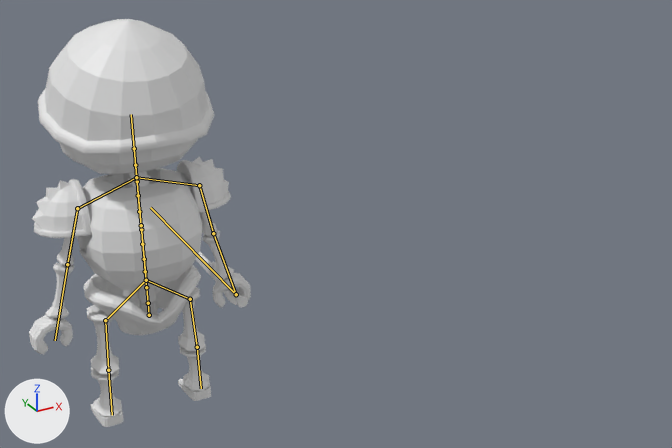
Before and after pictures for a commit that changed the Blender file Resources/Assets/AssetsWorkspace/Player.blend.
Camera for both pictures: a camera (50 mm lens) standing at (-3.94, -13.77, 7.15) and looking at (2.7, -1.7, 1.11). Arrows for +X, +Y and +Z are at lower left; the lights stay in place. The first picture is the older version. The bones that bend it are drawn over the model as lines.

In view in the first picture: '立方体.002'.
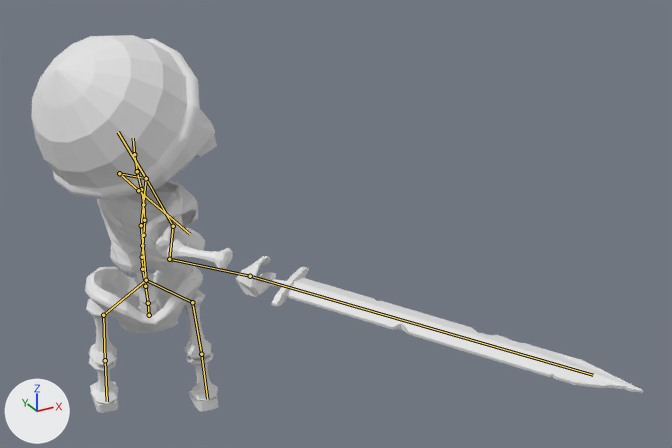
The newer file adds an action. The first version stands in its rest pose; the second is drawn at frame 21 of the action 'attack2'.

Location of each change, (x1, y1, x2, y2) in pixels of the pictures (672 x 448 px):
'立方体.002', posed (175% wider, 7% shorter): before (29, 19, 251, 427); after (31, 35, 644, 413)
bone 'ボーン.001', root to tip: before (141, 225) to (136, 177); after (141, 225) to (146, 178)
bone 'ボーン.002', root to tip: before (136, 177) to (131, 114); after (146, 178) to (118, 132)
bone 'ボーン.004', root to tip: before (199, 185) to (213, 233); after (173, 226) to (169, 259)
bone 'ボーン.005', root to tip: before (213, 233) to (236, 294); after (169, 259) to (250, 276)
bone 'ボーン.015', root to tip: before (236, 294) to (150, 207); after (250, 276) to (593, 375)
bone 'ボーン.007', root to tip: before (77, 208) to (67, 264); after (119, 173) to (138, 190)
bone 'ボーン.008', root to tip: before (67, 264) to (55, 340); after (138, 190) to (190, 234)
bone 'ボーン.009', root to tip: before (146, 280) to (105, 320); after (146, 280) to (103, 315)
bone 'ボーン.010', root to tip: before (146, 280) to (190, 299); after (146, 280) to (192, 302)

The change, as a diff of the scene's bpy script:
```diff
--- a/Resources/Assets/AssetsWorkspace/Player.blend.py
+++ b/Resources/Assets/AssetsWorkspace/Player.blend.py
@@ bone_ボーン @@
 bone_ボーン = bpy.data.objects['アーマチュア.001'].pose.bones['ボーン']
-bone_ボーン.rotation_quaternion = (1.0, 0.0, 0.0, 0.0)  # degrees (0, 0, 0)
+bone_ボーン.rotation_quaternion = (0.98, 0.0, 0.197, 0.0)  # degrees (0, 23, 0)
@@ bone_ボーン_001 @@
 bone_ボーン_001 = bpy.data.objects['アーマチュア.001'].pose.bones['ボーン.001']  # child of 'ボーン'
-bone_ボーン_001.rotation_quaternion = (1.0, 0.0, 0.0, 0.0)  # degrees (0, 0, 0)
+bone_ボーン_001.rotation_quaternion = (0.596, 0.002, -0.798, -0.093)  # degrees (-29, -108, 21)
@@ bone_ボーン_002 @@
 bone_ボーン_002 = bpy.data.objects['アーマチュア.001'].pose.bones['ボーン.002']  # child of 'ボーン.001'
-bone_ボーン_002.rotation_quaternion = (1.0, 0.0, 0.0, 0.0)  # degrees (0, 0, 0)
+bone_ボーン_002.rotation_quaternion = (0.935, 0.303, 0.178, 0.014)  # degrees (37, 19, 8)
@@ bone_ボーン_004 @@
 bone_ボーン_004 = bpy.data.objects['アーマチュア.001'].pose.bones['ボーン.004']  # child of 'ボーン.003'
-bone_ボーン_004.rotation_quaternion = (1.0, 0.0, 0.0, 0.0)  # degrees (0, 0, 0)
+bone_ボーン_004.rotation_quaternion = (0.277, -0.391, 0.747, 0.461)  # degrees (-48, 129, 31)
@@ bone_ボーン_005 @@
 bone_ボーン_005 = bpy.data.objects['アーマチュア.001'].pose.bones['ボーン.005']  # child of 'ボーン.004'
-bone_ボーン_005.rotation_quaternion = (1.0, 0.0, 0.0, 0.0)  # degrees (0, 0, 0)
+bone_ボーン_005.rotation_quaternion = (0.847, 0.092, -0.024, -0.523)  # degrees (10, 3, -63)
@@ bone_ボーン_015 @@
 bone_ボーン_015 = bpy.data.objects['アーマチュア.001'].pose.bones['ボーン.015']  # child of 'ボーン.005'
-bone_ボーン_015.rotation_quaternion = (1.0, 0.0, 0.0, 0.0)  # degrees (0, 0, 0)
+bone_ボーン_015.rotation_quaternion = (0.501, 0.546, 0.454, 0.495)  # degrees (90, -5, 84)
@@ bone_ボーン_007 @@
 bone_ボーン_007 = bpy.data.objects['アーマチュア.001'].pose.bones['ボーン.007']  # child of 'ボーン.006'
-bone_ボーン_007.rotation_quaternion = (1.0, 0.0, 0.0, 0.0)  # degrees (0, 0, 0)
+bone_ボーン_007.rotation_quaternion = (0.628, -0.115, 0.678, -0.365)  # degrees (-85, 50, -107)
@@ bone_ボーン_008 @@
 bone_ボーン_008 = bpy.data.objects['アーマチュア.001'].pose.bones['ボーン.008']  # child of 'ボーン.007'
-bone_ボーン_008.rotation_quaternion = (1.0, 0.0, 0.0, 0.0)  # degrees (0, 0, 0)
+bone_ボーン_008.rotation_quaternion = (0.887, -0.247, 0.292, -0.26)  # degrees (-40, 23, -41)
@@ bone_ボーン_009 @@
 bone_ボーン_009 = bpy.data.objects['アーマチュア.001'].pose.bones['ボーン.009']
-bone_ボーン_009.rotation_quaternion = (1.0, 0.0, 0.0, 0.0)  # degrees (0, 0, 0)
+bone_ボーン_009.rotation_quaternion = (0.995, 0.0, 0.0, -0.096)  # degrees (0, 0, -11)
@@ bone_ボーン_010 @@
 bone_ボーン_010 = bpy.data.objects['アーマチュア.001'].pose.bones['ボーン.010']
-bone_ボーン_010.rotation_quaternion = (1.0, 0.0, 0.0, 0.0)  # degrees (0, 0, 0)
+bone_ボーン_010.rotation_quaternion = (0.995, 0.0, 0.0, -0.096)  # degrees (0, 0, -11)
```
